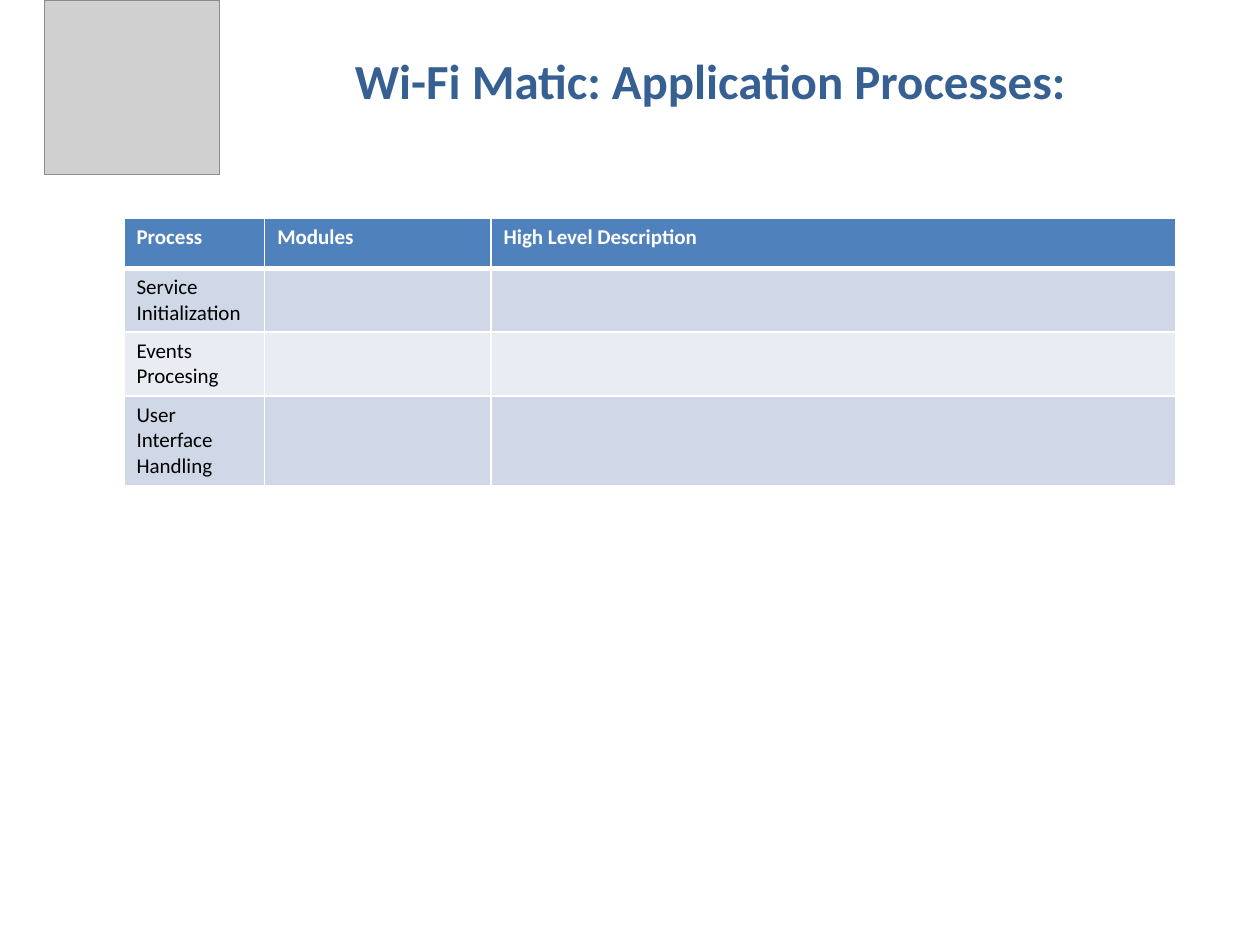
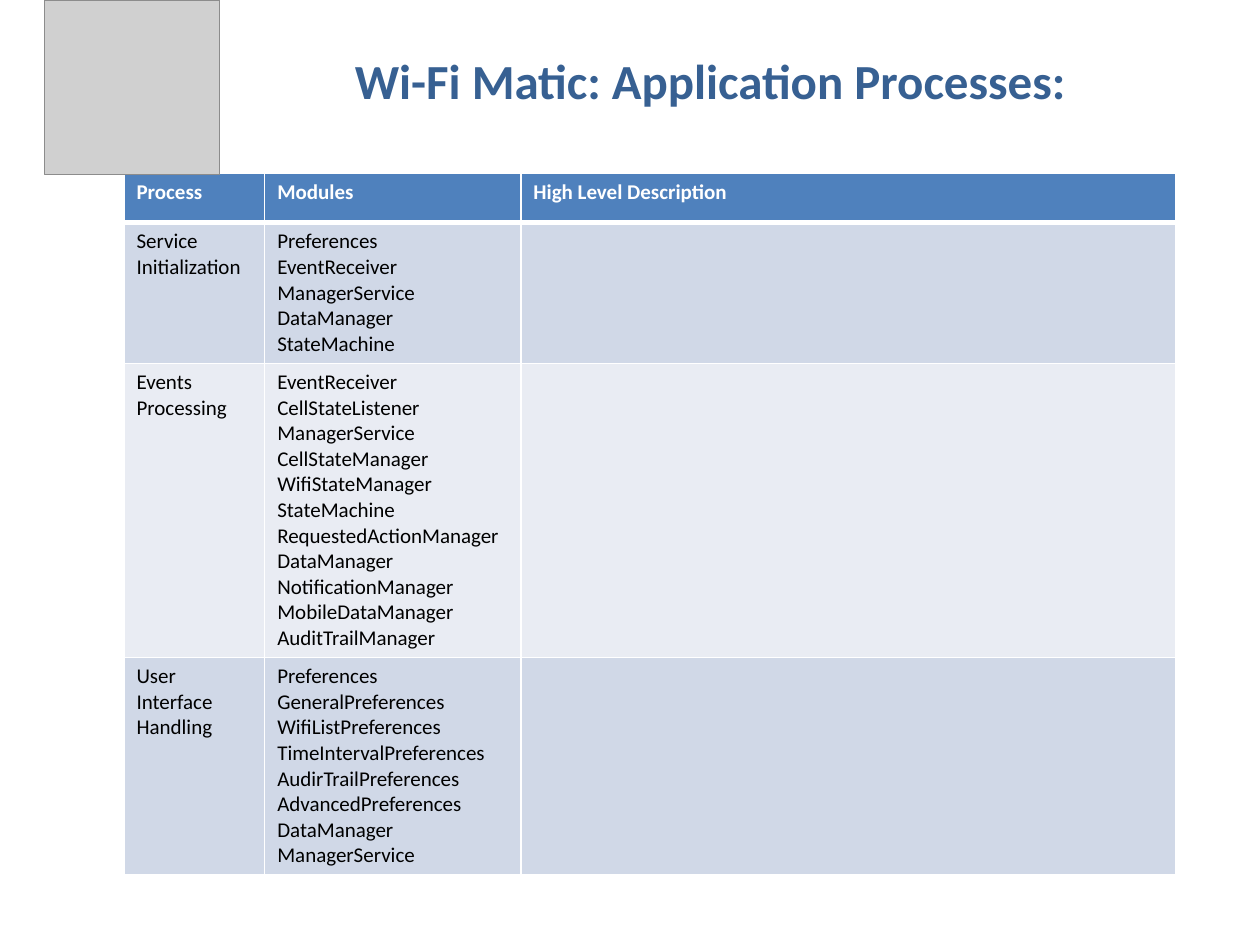
Before and after one commit to arqam/wifimatic-android, a slide deck: slide 2 of doc/Wi-Fi Matic Design.pptx. Drawn at 1260x945 pixels with LibreOffice and Linux fonts; fonts in the diff are those of the drawing; grey boxes stand for pictures. Boxes give left, top, right and bottom in pixels: in the first picture for what was removed or moved away, otherwise in the second. Text is boxed around its words. In the diff, an @@ line names an element or a change of style, - is before the commit and + after.

```diff
--- a/doc/Wi-Fi Matic Design.pptx
+++ b/doc/Wi-Fi Matic Design.pptx
@@ table at [123, 173, 1176, 870] @@
-row 2, column 2: 
+row 2, column 2: Preferences / EventReceiver / ManagerService / DataManager / StateMachine
-row 3, column 1: Events Procesing
+row 3, column 1: Events Processing
-row 3, column 2: 
+row 3, column 2: EventReceiver / CellStateListener / ManagerService / CellStateManager / WifiStateManager / StateMachine / RequestedActionManager / DataManager / NotificationManager / MobileDataManager / AuditTrailManager
-row 4, column 2: 
+row 4, column 2: Preferences / GeneralPreferences / WifiListPreferences / TimeIntervalPreferences / AudirTrailPreferences / AdvancedPreferences / DataManager / ManagerService
@@ table: place and size @@
-table at [123, 219, 1176, 483]
+table at [123, 173, 1176, 870]
```
Also in this commit, not shown: 4 other slides changed, 3 slides added.
